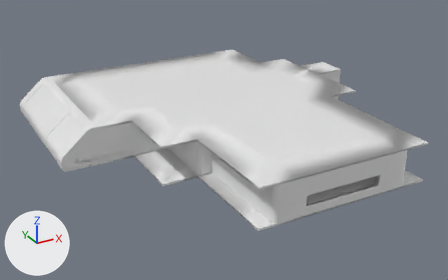
The FBX model Bachelor/Assets/Assets/Models/Maps/Base.fbx, before and after one commit.
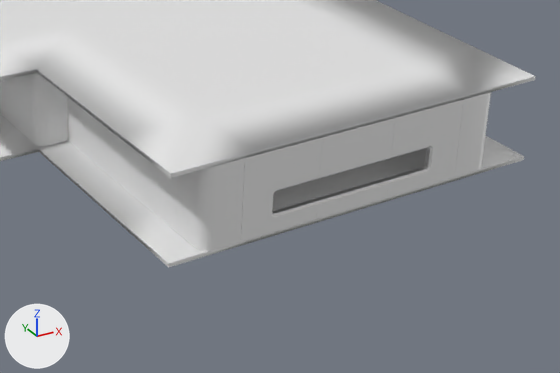
Each version appears first whole from a 50 mm camera at (-33.7, -62.3, 29.6) aimed at (-0.9, -2.7, -0.2), and next in a close-up on the part from 40% to 98% of the width and 38% to 100% of the height. Lighting does not change. The marker at lower left points along +X, +Y and +Z. Vertices at the same position are counted once.
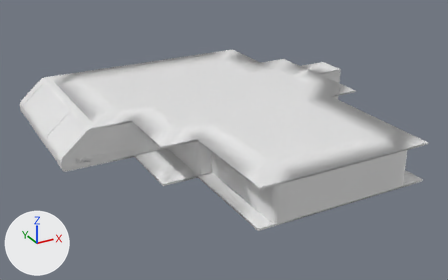
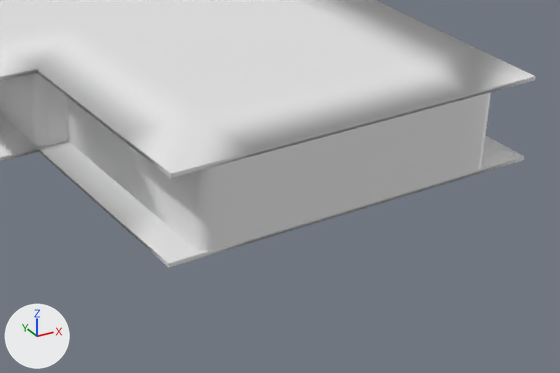
Where the newer file only moved an object's origin or applied its transform, the numbers keep the older frame.

What differs and where, as boxes (x1, y1, x2, y2) in the close-ups (560 x 373 px):
part 1 of me_cube_003_plate_040, deleted
    before: (272, 147, 431, 215)
part 2 of me_cube_003_plate_040, cut back
    before: (70, 109, 434, 223)

Diff of the bpy script that builds the scene:
```diff
--- a/Bachelor/Assets/Assets/Models/Maps/Base.fbx.py
+++ b/Bachelor/Assets/Assets/Models/Maps/Base.fbx.py
@@ me_cube_003_plate_040 @@
 # used by ob_cube_plate_143; location = (0.0, 0.0, 0.0)
-me_cube_003_plate_040.from_pydata(...)  # 16105 vertices, 14367 faces; spans x -20.2..20.0, y -22.0..18.0, z -0.2..4.2
+me_cube_003_plate_040.from_pydata(...)  # 6916 vertices, 5327 faces; spans x -20.2..20.0, y -22.0..18.0, z -0.2..4.2
+# me_cube_003_plate_040 part 1: 9 loose pieces with 768 vertices, spanning x -18.1..10.0, y -21.9..18.0, z 0.0..4.0, are deleted
+# me_cube_003_plate_040 part 2: 454 vertices moved within x -20.2..13.8, y -21.4..18.0, z -0.2..4.2; 8421 vertices removed from x -20.2..20.0, y -22.0..18.0, z -0.2..4.2
 me_cube_003_plate_040.materials.append(mat_bb_trim_6_qm___yellow)
```
